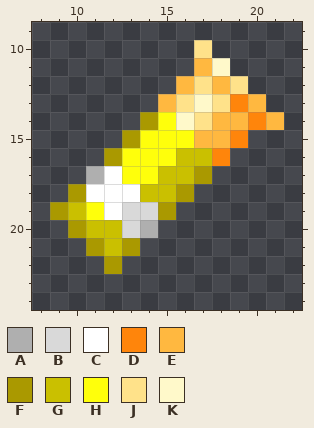
One commit to this pixel-art sprite: Resources/Textures/Objects/Weapons/Guns/Ammunition/Casings/shotgun_shell_incendiary.rsi/base.png. The picture above is the old version.
The file is 32x32 pixels. Shown: x 8..22, y 9..24.
Palette (. is transparent): A #afafaf  B #d9d9d9  C #ffffff  D #ff850b  E #ffb840  F #aa9900  G #cac000  H #ffff0b  J #ffe28a  K #fff9ca
Pixels before, first column x 9:
10 ........J....
11 ........EK...
12 .......EJEJ..
13 ......EJKJDE.
14 .....FHKJEEDE
15 ....FHHHEED..
16 ...FHHHGGD...
17 ..ACHHGGF....
18 .FCCCGGF.....
19 FGHCBBF......
20 .FGGBA.......
21 ..FGF........
22 ...F.........
Now the later version:
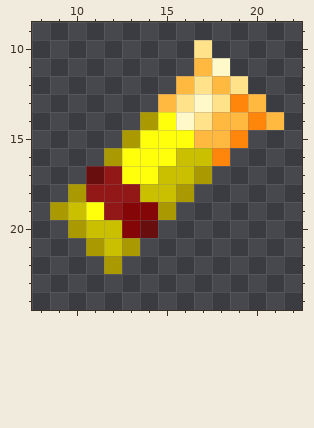
Change:
colour A: #afafaf -> #680e0e
colour B: #d9d9d9 -> #850606
colour C: #ffffff -> #921818
